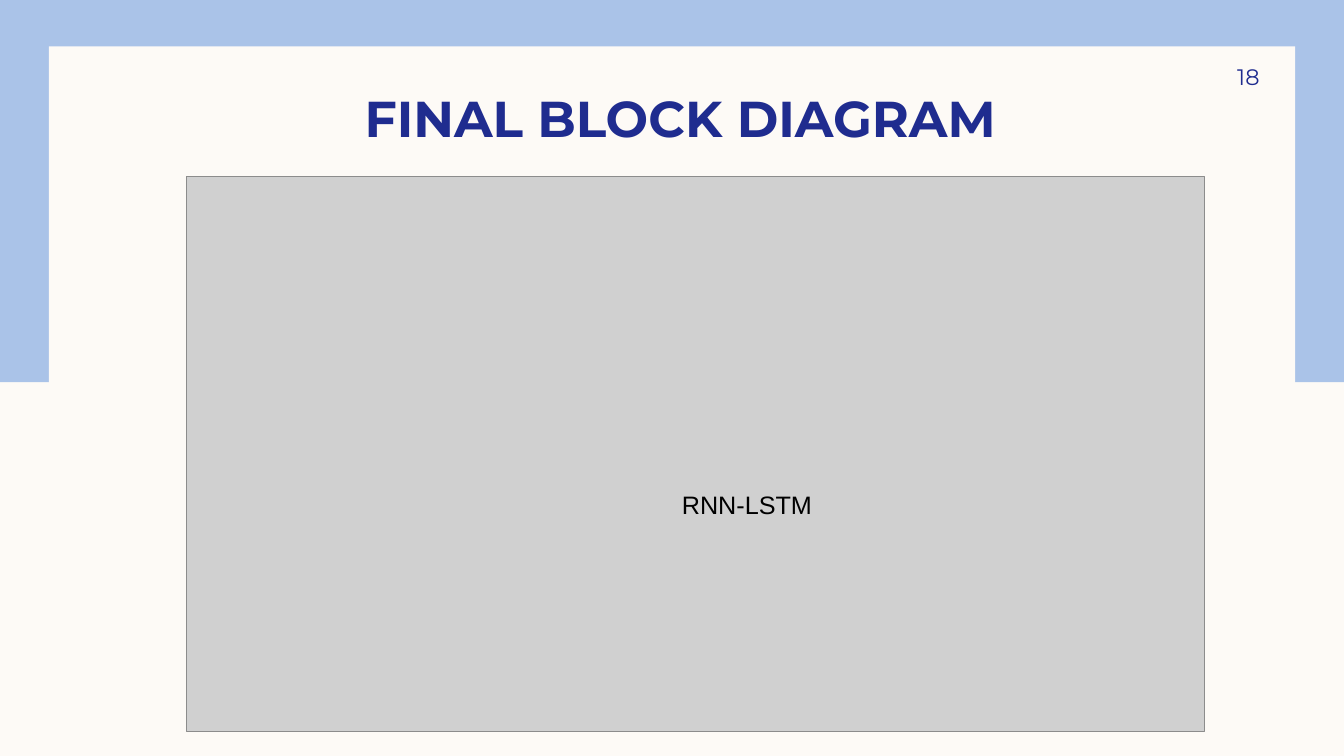
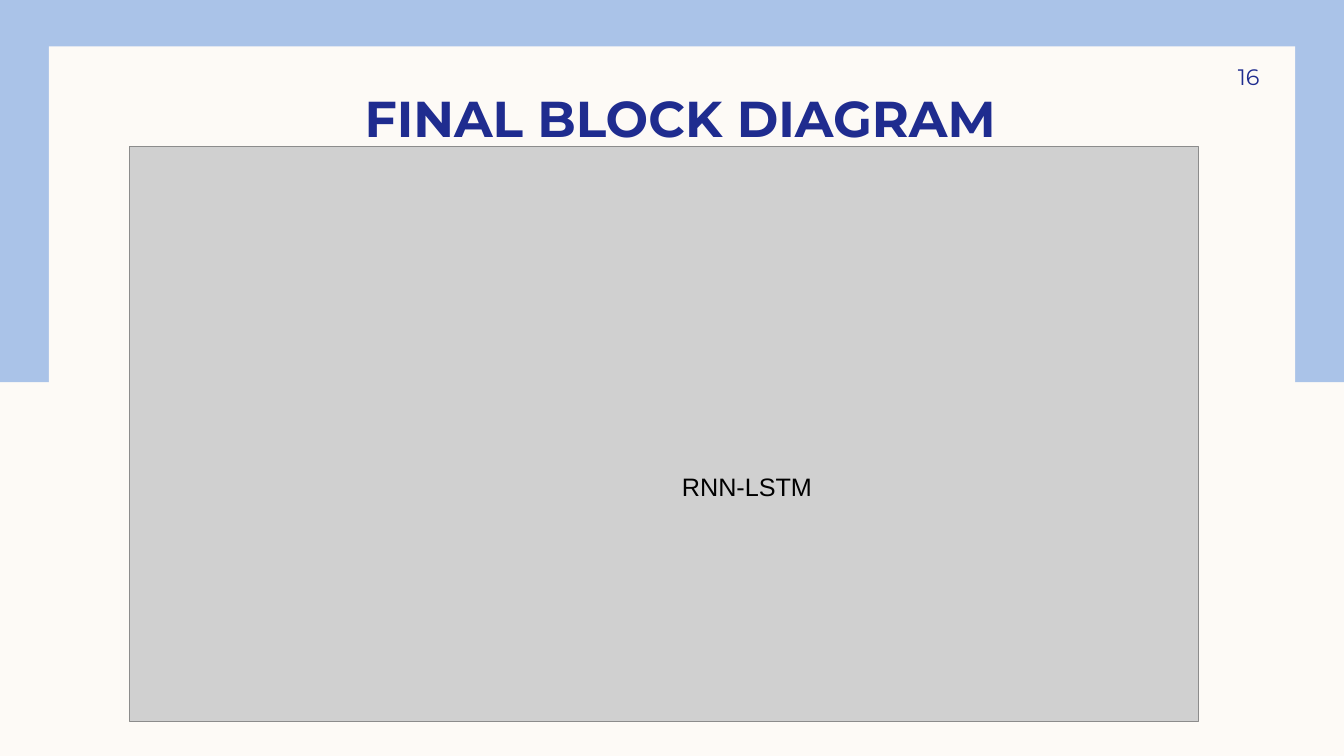
Before and after one commit to prashanth9618781/cyberbullying_detection_model, a slide deck: slide 16 of cyberbullying_ppt.pptx (slide 18 before the commit). Drawn at 1344x756 pixels with LibreOffice and Linux fonts; fonts in the diff are those of the drawing; grey boxes stand for pictures. Boxes give left, top, right and bottom in pixels: in the first picture for what was removed or moved away, otherwise in the second. Text is boxed around its words. In the diff, an @@ line names an element or a change of style, - is before the commit and + after.

```diff
--- a/cyberbullying_ppt.pptx
+++ b/cyberbullying_ppt.pptx
@@ page number at (1238,69,1260,85): text changed @@
-18
+16
@@ picture: place and size @@
-picture at (187,176,1205,732)
+picture at (130,147,1200,722)
@@ text "RNN-LSTM": place and size @@
-text "RNN-LSTM" at (682,496,812,515)
+text "RNN-LSTM" at (682,478,812,497)
```
Also in this commit, not shown: 4 other slides changed, 1 slide added, 4 slides removed.
